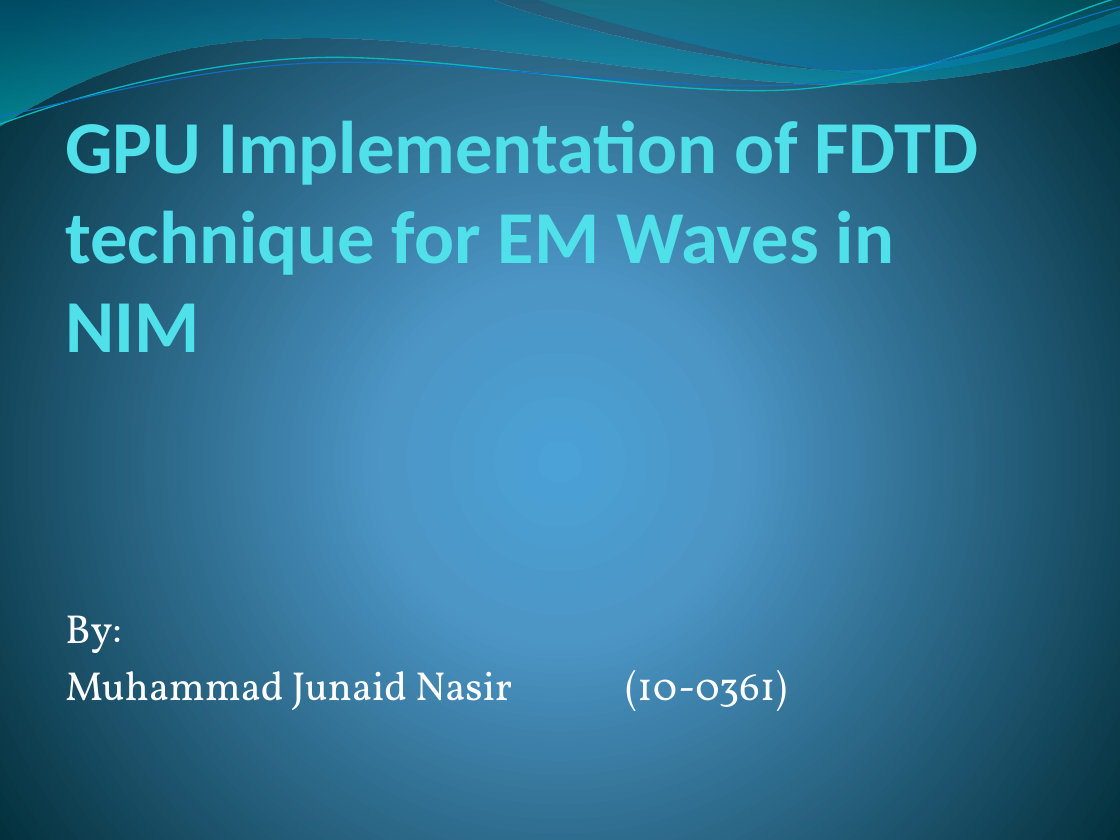
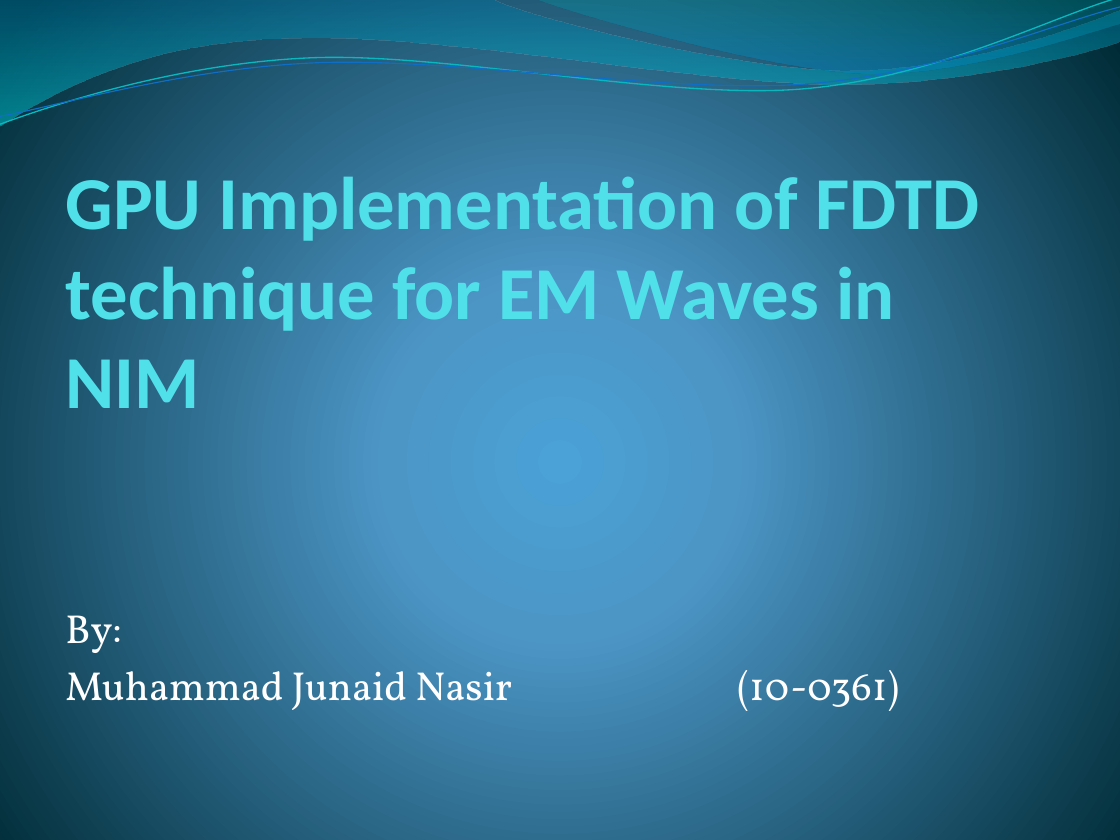
Before and after one commit to junaidnasir/gpu-em-nim, a slide deck: slide 1 of junaid_presentation_v1.pptx. Drawn at 1120x840 pixels with LibreOffice and Linux fonts; fonts in the diff are those of the drawing. Boxes give left, top, right and bottom in pixels: in the first picture for what was removed or moved away, otherwise in the second. Text is boxed around its words. In the diff, an @@ line names an element or a change of style, - is before the commit and + after.

```diff
--- a/junaid_presentation_v1.pptx
+++ b/junaid_presentation_v1.pptx
@@ title "GPU Implementation of FDTD technique ...": place and size @@
-title "GPU Implementation of FDTD technique ..." at (65, 111, 979, 352)
+title "GPU Implementation of FDTD technique ..." at (66, 167, 979, 408)
@@ subtitle "By:" rewrapped from (65, 615, 787, 711) to (65, 615, 899, 711) @@
```
Also in this commit, not shown: 4 other slides changed, 1 slide removed.
